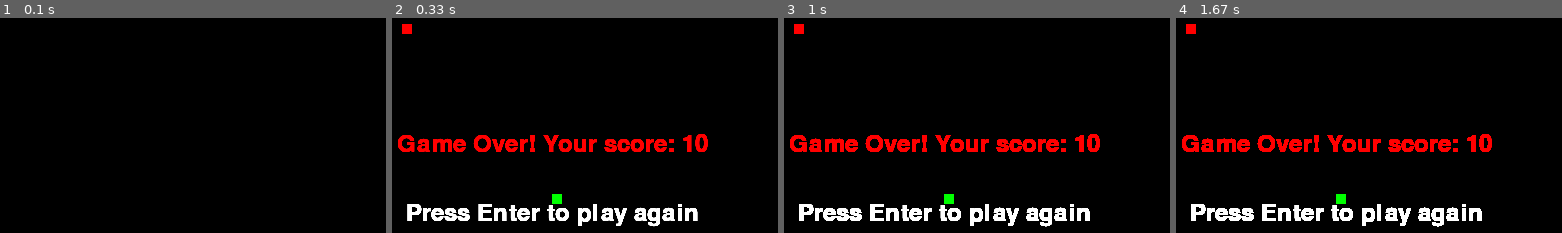
Above: before the commit, frames 1-4 (left to right).
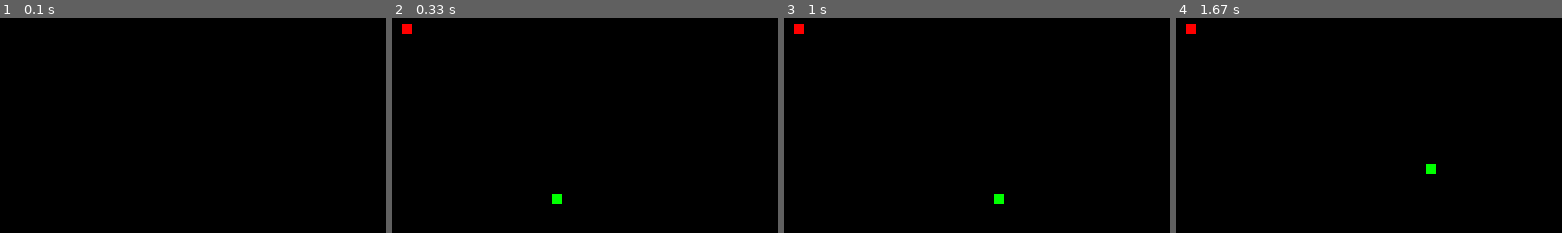
Above: after the commit, the same moments.

Repository: duccanhole/pygame-example
Game: pygame game, started from snake/main.py
Same seed, same stepped clock (60 frames per second), same inputs: the game is played once before the commit and once after it.
Inputs:
- Up to frame 1 (0.1 s): no input
- Up to frame 2 (0.33 s): no input
- Up to frame 3 (1 s): hold Right 0.33-0.8 s; hold Up from 0.83 s (still down)
- Up to frame 4 (1.67 s): release Up at 1.13 s; hold Right 1.17-1.63 s

Frame 1 is identical in both runs. In frame 2, 6.2% of the frame differs, in the area x 1-82%, y 53-98%; in frame 3, 6.5%; in frame 4, 6.5%.

Commit message:
fix: logic game over

Diff:
--- a/snake/main.py
+++ b/snake/main.py
@@ -51,7 +51,7 @@
     food_x = round(random.randrange(0, WIDTH - SNAKE_BLOCK) / SNAKE_BLOCK) * SNAKE_BLOCK
     food_y = round(random.randrange(0, HEIGHT - SNAKE_BLOCK) / SNAKE_BLOCK) * SNAKE_BLOCK
     snake_list = []
-    snake_length = 10
+    snake_length = 1
 
     is_over = False
     while running:
